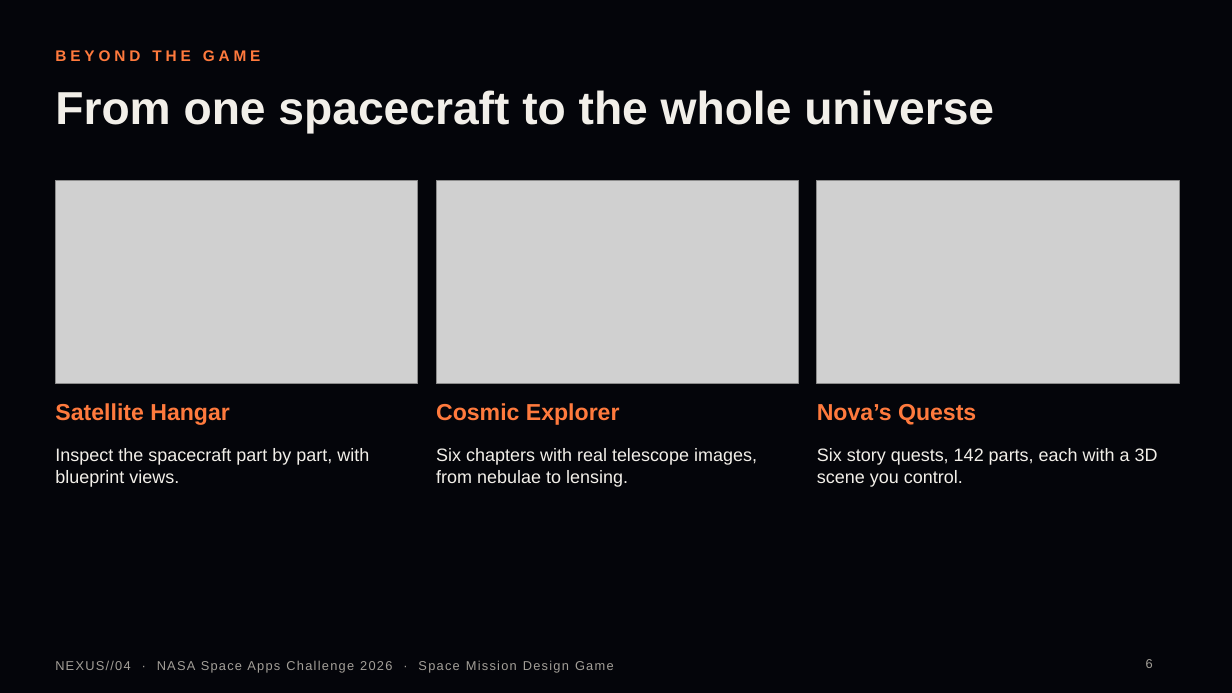
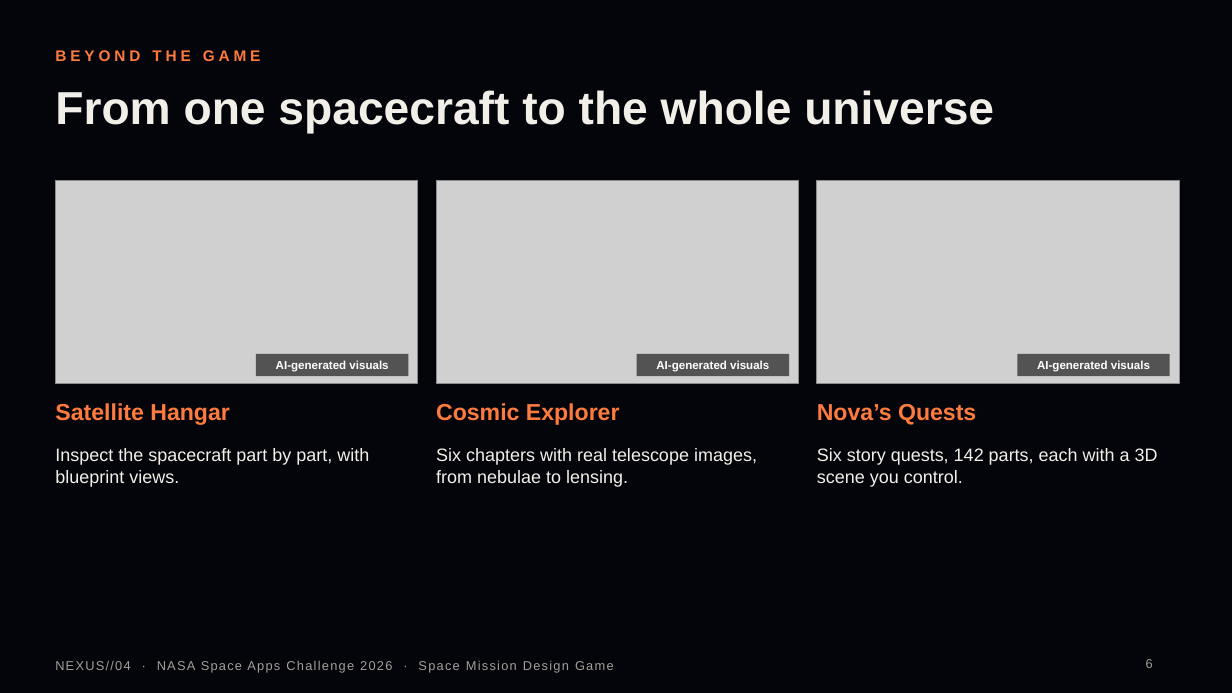
Before and after one commit to kshitij7737/astra-nexus, a slide deck: slide 6 of demo/NEXUS04-demo.pptx. Drawn at 1232x693 pixels with LibreOffice and Linux fonts; fonts in the diff are those of the drawing; grey boxes stand for pictures. Boxes give left, top, right and bottom in pixels: in the first picture for what was removed or moved away, otherwise in the second. Text is boxed around its words. In the diff, an @@ line names an element or a change of style, - is before the commit and + after.

Commit message:
Demo deck: label AI-generated visuals

```diff
--- a/demo/NEXUS04-demo.pptx
+++ b/demo/NEXUS04-demo.pptx
@@ rectangle added at (x1=256, y1=354, x2=409, y2=376), fill #000000 at 60% opacity, 9 pt, text #FFFFFF, bold @@
+AI-generated visuals
@@ rectangle added at (x1=637, y1=354, x2=789, y2=376), fill #000000 at 60% opacity, 9 pt, text #FFFFFF, bold @@
+AI-generated visuals
@@ rectangle added at (x1=1018, y1=354, x2=1170, y2=376), fill #000000 at 60% opacity, 9 pt, text #FFFFFF, bold @@
+AI-generated visuals
```
Also in this commit, not shown: 3 other slides changed, 1 other file.
